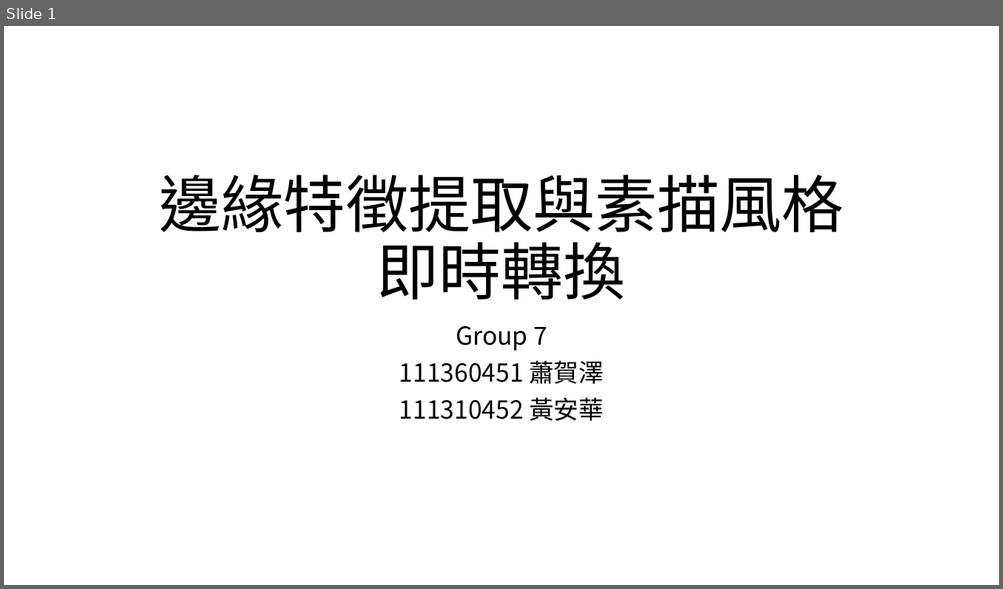
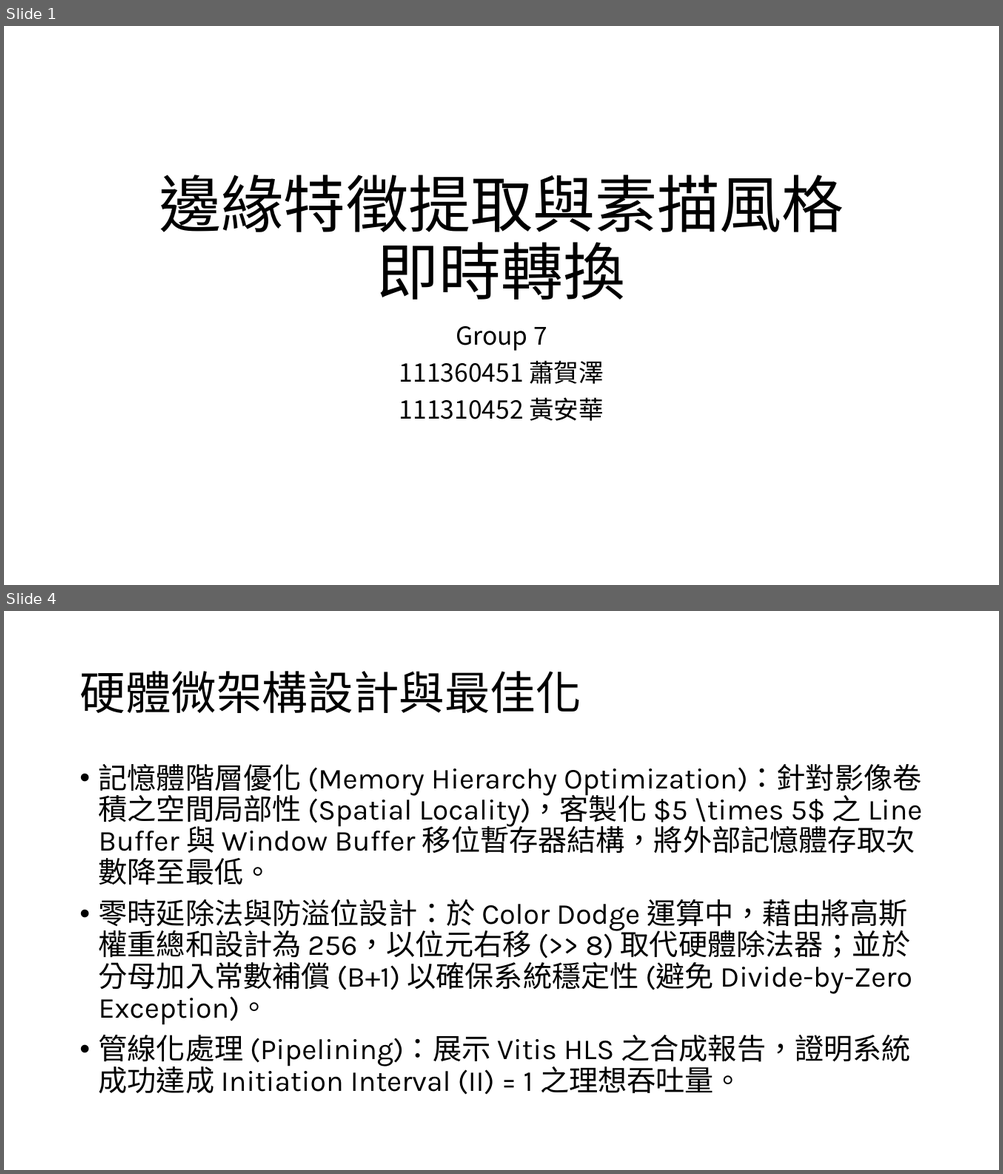
Before and after one commit to Annie04082020/FPGA_Final_prj, a slide deck: sketch_generator.pptx. Shown one above the other, each under a label of ours: slide 1 before the commit, slides 1 and 4 after it; the slides between them are not shown. The pictures are 1003x589 and 1003x1174 pixels, drawn with LibreOffice and Linux fonts; fonts in the diff are those of the drawing. Boxes give left, top, right and bottom in pixels: in the first picture for what was removed or moved away, otherwise in the second. Text is boxed around its words. In the diff, an @@ line names an element or a change of style, - is before the commit and + after.

```diff
--- a/sketch_generator.pptx
+++ b/sketch_generator.pptx
@@ slide 4 added at [4,611,999,1170], background #FFFFFF @@
@@ title added at [79,671,581,713], 44 pt, text #000000 @@
+硬體微架構設計與最佳化
@@ text added at [99,764,922,1095], 28 pt, text #000000 @@
+• 記憶體階層優化 (Memory Hierarchy Optimization)：針對影像卷積之空間局部性 (Spatial Locality)，客製化 $5 \times 5$ 之 Line Buffer 與 Window Buffer 移位暫存器結構，將外部記憶體存取次數降至最低。
+• 零時延除法與防溢位設計：於 Color Dodge 運算中，藉由將高斯權重總和設計為 256，以位元右移 (>> 8) 取代硬體除法器；並於分母加入常數補償 (B+1) 以確保系統穩定性 (避免 Divide-by-Zero Exception)。
+• 管線化處理 (Pipelining)：展示 Vitis HLS 之合成報告，證明系統成功達成 Initiation Interval (II) = 1 之理想吞吐量。
```
Also in this commit, not shown: 6 other slides added, 1 slide removed, 4 other files.
